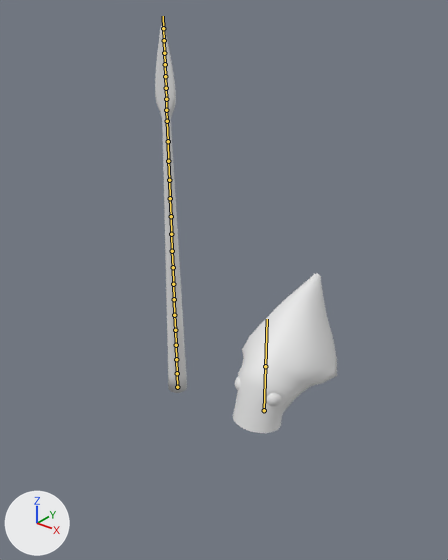
Before and after pictures for a commit that changed the FBX model VRPO/Assets/Resources/3D/Kraken_Boss.fbx.
One viewpoint serves both versions: a 50 mm camera at (28.8, -42.5, 39.5) aimed at (-4.4, -1.0, 13.8). Arrows for +X, +Y and +Z are at lower left; the lights stay in place. The bones that bend it are drawn over the model as lines.
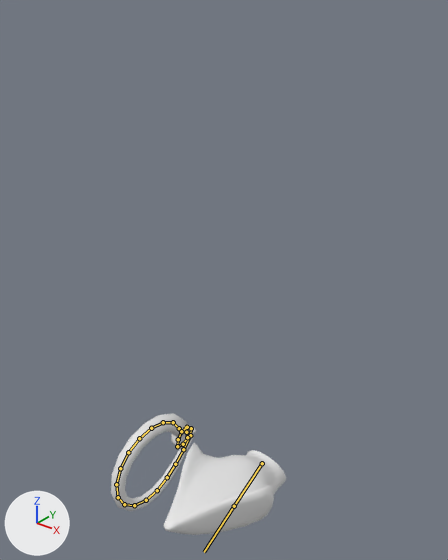
The newer file adds an action. The first version stands in its rest pose; the second is drawn at frame 1 of the action 'Armature|Kraken_Spawn'.

Boxes [x1, y1, x2, y2] around the edits, measured in the pictures (448 x 560 px):
'Sphere', posed (17% wider, 42% shorter): before [233, 273, 337, 433]; after [164, 443, 286, 535]
'Sphere.001', posed (161% wider, 73% shorter): before [155, 26, 187, 393]; after [111, 413, 196, 511]
bone 'Tentacle_01', root to tip: before (177, 387) to (177, 373); after (179, 428) to (173, 422)
bone 'Tentacle_02', root to tip: before (177, 373) to (176, 359); after (173, 422) to (163, 422)
bone 'Tentacle_03', root to tip: before (176, 359) to (176, 345); after (163, 422) to (151, 428)
bone 'Tentacle_04', root to tip: before (176, 345) to (175, 330); after (151, 428) to (139, 438)
bone 'Tentacle_05', root to tip: before (175, 330) to (174, 315); after (139, 438) to (128, 452)
bone 'Tentacle_06', root to tip: before (174, 315) to (174, 299); after (128, 452) to (120, 468)
bone 'Tentacle_07', root to tip: before (174, 299) to (173, 284); after (120, 468) to (116, 484)
bone 'Tentacle_08', root to tip: before (173, 284) to (173, 267); after (116, 484) to (118, 497)
bone 'Tentacle_09', root to tip: before (173, 267) to (172, 251); after (118, 497) to (124, 504)
bone 'Tentacle_10', root to tip: before (172, 251) to (171, 234); after (124, 504) to (134, 505)
bone 'Tentacle_11', root to tip: before (171, 234) to (171, 216); after (134, 505) to (146, 500)
bone 'Tentacle_12', root to tip: before (171, 216) to (170, 198); after (146, 500) to (157, 490)
bone 'Tentacle_13', root to tip: before (170, 198) to (169, 180); after (157, 490) to (167, 477)
bone 'Tentacle_14', root to tip: before (169, 180) to (168, 161); after (167, 477) to (175, 464)
bone 'Tentacle_15', root to tip: before (168, 161) to (168, 141); after (175, 464) to (183, 449)
bone 'Tentacle_16', root to tip: before (168, 141) to (167, 121); after (183, 449) to (190, 435)
bone 'Tentacle_17', root to tip: before (167, 121) to (166, 110); after (190, 435) to (191, 428)
bone 'Tentacle_18', root to tip: before (166, 110) to (166, 99); after (191, 428) to (187, 427)
bone 'Tentacle_19', root to tip: before (166, 99) to (166, 88); after (187, 427) to (181, 431)
bone 'Tentacle_20', root to tip: before (166, 88) to (165, 76); after (181, 431) to (178, 439)
bone 'Tentacle_21', root to tip: before (165, 76) to (165, 64); after (178, 439) to (177, 446)
bone 'Tentacle_22', root to tip: before (165, 64) to (164, 53); after (177, 446) to (183, 444)
bone 'Tentacle_23', root to tip: before (164, 53) to (164, 40); after (183, 444) to (187, 437)
bone 'Tentacle_24', root to tip: before (164, 40) to (163, 28); after (187, 437) to (186, 432)
bone 'Head', root to tip: before (264, 410) to (265, 366); after (262, 463) to (234, 506)

The edits, one by one:
Bone 'Tentacle_01' (bone_tentacle_01) moves from (0.0, 0.0, 0.0) to (0.0, -5.96, 0.0).
Bone 'Tentacle_01' (bone_tentacle_01) turns from (0, 0, 0) to (33, 0, 0) degrees about its own x, y and z.
Bone 'Tentacle_02' (bone_tentacle_02) turns from (0, 0, 0) to (25, 0, 0) degrees about its own x, y and z.
Bone 'Tentacle_03' (bone_tentacle_03) turns from (0, 0, 0) to (20, 0, 0) degrees about its own x, y and z.
Bone 'Tentacle_04' (bone_tentacle_04) turns from (0, 0, 0) to (18, 0, 0) degrees about its own x, y and z.
Bone 'Tentacle_05' (bone_tentacle_05) turns from (0, 0, 0) to (19, 0, 0) degrees about its own x, y and z.
Bone 'Tentacle_06' (bone_tentacle_06) turns from (0, 0, 0) to (20, 0, 0) degrees about its own x, y and z.
Bone 'Tentacle_07' (bone_tentacle_07) turns from (0, 0, 0) to (22, 0, 0) degrees about its own x, y and z.
Bone 'Tentacle_08' (bone_tentacle_08) turns from (0, 0, 0) to (23, 0, 0) degrees about its own x, y and z.
Bone 'Tentacle_09' (bone_tentacle_09) turns from (0, 0, 0) to (24, 0, 0) degrees about its own x, y and z.
Bone 'Tentacle_10' (bone_tentacle_10) turns from (0, 0, 0) to (23, 0, 0) degrees about its own x, y and z.
Bone 'Tentacle_11' (bone_tentacle_11) turns from (0, 0, 0) to (23, 0, 0) degrees about its own x, y and z.
Bone 'Tentacle_12' (bone_tentacle_12) turns from (0, 0, 0) to (21, 0, 0) degrees about its own x, y and z.
Bone 'Tentacle_13' (bone_tentacle_13) turns from (0, 0, 0) to (18, 0, 0) degrees about its own x, y and z.
Bone 'Tentacle_14' (bone_tentacle_14) turns from (0, 0, 0) to (13, 0, 0) degrees about its own x, y and z.
Bone 'Tentacle_15' (bone_tentacle_15) turns from (0, 0, 0) to (7, 0, 0) degrees about its own x, y and z.
Bone 'Tentacle_16' (bone_tentacle_16) turns from (0, 0, 0) to (2, 0, 0) degrees about its own x, y and z.
Bone 'Tentacle_17' (bone_tentacle_17) turns from (0, 0, 0) to (40, 0, 0) degrees about its own x, y and z.
Bone 'Tentacle_18' (bone_tentacle_18) turns from (0, 0, 0) to (53, 0, 0) degrees about its own x, y and z.
Bone 'Tentacle_19' (bone_tentacle_19) turns from (0, 0, 0) to (49, 0, 0) degrees about its own x, y and z.
Bone 'Tentacle_20' (bone_tentacle_20) turns from (0, 0, 0) to (41, 0, 0) degrees about its own x, y and z.
Bone 'Tentacle_21' (bone_tentacle_21) turns from (0, 0, 0) to (37, 0, 0) degrees about its own x, y and z.
Bone 'Tentacle_22' (bone_tentacle_22) turns from (0, 0, 0) to (81, 0, 0) degrees about its own x, y and z.
Bone 'Tentacle_23' (bone_tentacle_23) turns from (0, 0, 0) to (42, 0, 0) degrees about its own x, y and z.
Bone 'Tentacle_24' (bone_tentacle_24) turns from (0, 0, 0) to (77, 0, 0) degrees about its own x, y and z.
Bone 'Head' (bone_head) moves from (0.0, 0.0, 0.0) to (0.0, -6.98, 0.0).
Bone 'Head' (bone_head) turns from (0, 0, 0) to (115, 0, 0) degrees about its own x, y and z.
